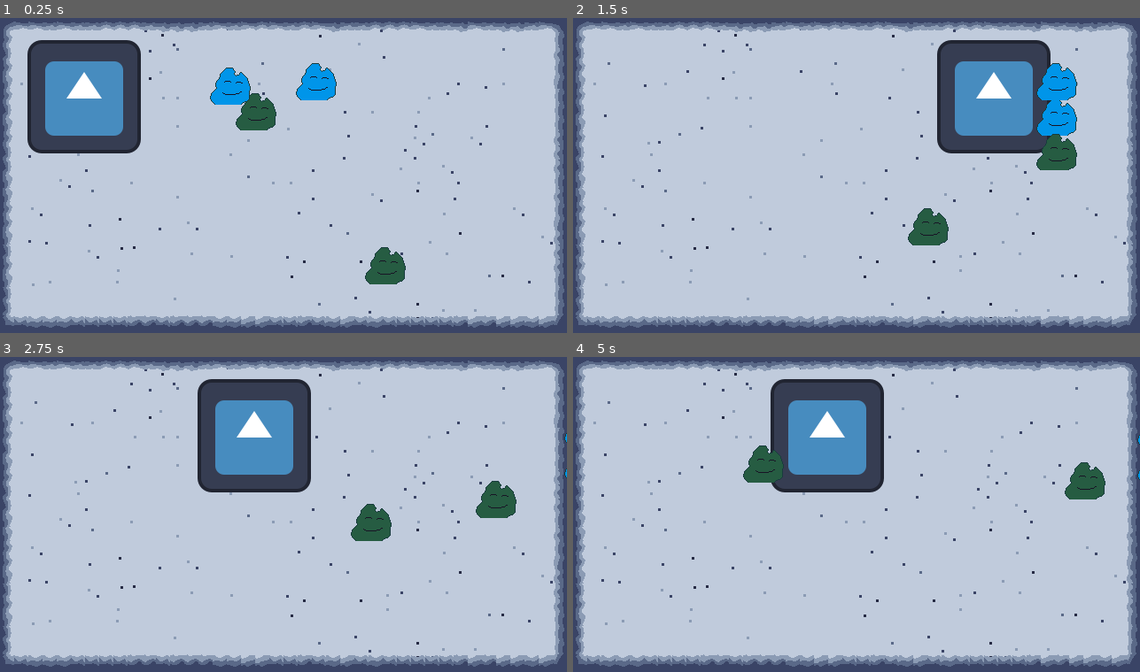
Above: before the commit, frames 1-4 (two rows, left to right).
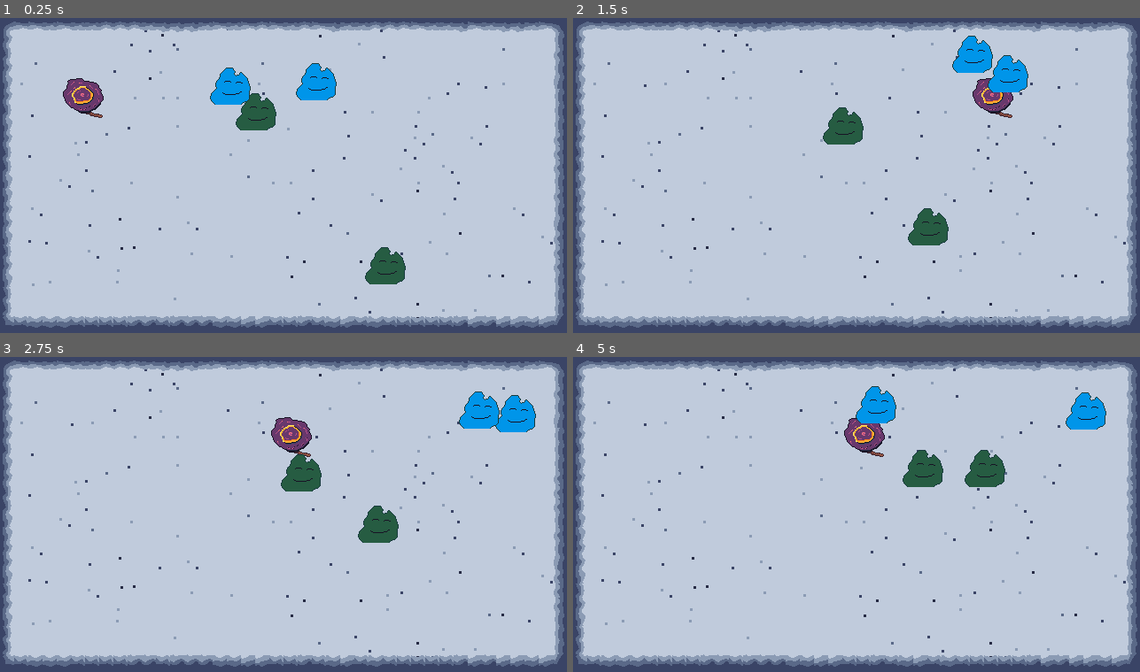
Above: after the commit, the same moments.

Repository: sthoni/winter_melonJam2023
Game: Godot game, scene res://level.tscn
Same seed, same stepped clock (60 frames per second), same inputs: the game is played once before the commit and once after it. The engine's default icon, where the game draws it, is replaced by a stand-in: a white triangle on a blue panel in a dark square.
Inputs (mouse positions are in pixels of both pictures, inside the frame that each line leads up to):
- Up to frame 1 (0.25 s): no input
- Up to frame 2 (1.5 s): tap Enter (ui_accept) at 0.5, 0.77 s; move the mouse to (981, 162) at 0.52 s; hold D (ui_right) from 0.53 s (still down); move the mouse to (743, 194) at 1.27 s
- Up to frame 3 (2.75 s): tap Enter (ui_accept) at 1.52 s; move the mouse to (340, 445) at 2.02 s; release D (ui_right) at 2.03 s; hold A (ui_left) from 2.03 s (still down)
- Up to frame 4 (5 s): move the mouse to (828, 580) at 2.77 s; release A (ui_left) at 2.78 s; hold D (ui_right) 2.78-4.28 s; tap Enter (ui_accept) at 3.02, 3.77, 4.52 s; move the mouse to (1026, 564) at 3.52 s; move the mouse to (686, 467) at 4.27 s; hold A (ui_left) from 4.28 s (still down)

The runs differ from the first frame. In frame 1, 7.1% of the frame differs, in the area x 4-25%, y 7-43%; in frame 2, 9.2%; in frame 3, 9.5%; in frame 4, 10%, in the area x 30-100%, y 7-46%.

Commit message:
Hut-Sprite eingestellt.

Diff:
--- a/character.tscn
+++ b/character.tscn
@@ -1,24 +1,24 @@
 [gd_scene load_steps=5 format=3 uid="uid://b430b0ffb7o5l"]
 
 [ext_resource type="Script" path="res://CharacterBody2D.gd" id="1_4q0yo"]
-[ext_resource type="Texture2D" uid="uid://ccap5h1w0knhr" path="res://icon.svg" id="1_w23ju"]
 [ext_resource type="Script" path="res://Wand.gd" id="2_t0h4w"]
+[ext_resource type="Texture2D" uid="uid://u7c5dckamxj8" path="res://assets/player.png" id="3_e6ta1"]
 
-[sub_resource type="RectangleShape2D" id="RectangleShape2D_bfyvk"]
-size = Vector2(117, 118)
+[sub_resource type="CircleShape2D" id="CircleShape2D_lp15p"]
+radius = 19.0
 
 [node name="Character" type="CharacterBody2D" groups=["player"]]
 script = ExtResource("1_4q0yo")
 
 [node name="Wand" type="Marker2D" parent="."]
-position = Vector2(0, -99)
+position = Vector2(20, 22)
+rotation = 1.5708
 gizmo_extents = 37.0
 script = ExtResource("2_t0h4w")
 
 [node name="Icon" type="Sprite2D" parent="."]
 position = Vector2(3, 0)
-texture = ExtResource("1_w23ju")
+texture = ExtResource("3_e6ta1")
 
 [node name="CollisionShape2D" type="CollisionShape2D" parent="."]
-position = Vector2(2.5, 2)
-shape = SubResource("RectangleShape2D_bfyvk")
+shape = SubResource("CircleShape2D_lp15p")
Binary file added: assets/player.aseprite
Binary file added: assets/player.png
Not shown, added: assets/player.png.import
